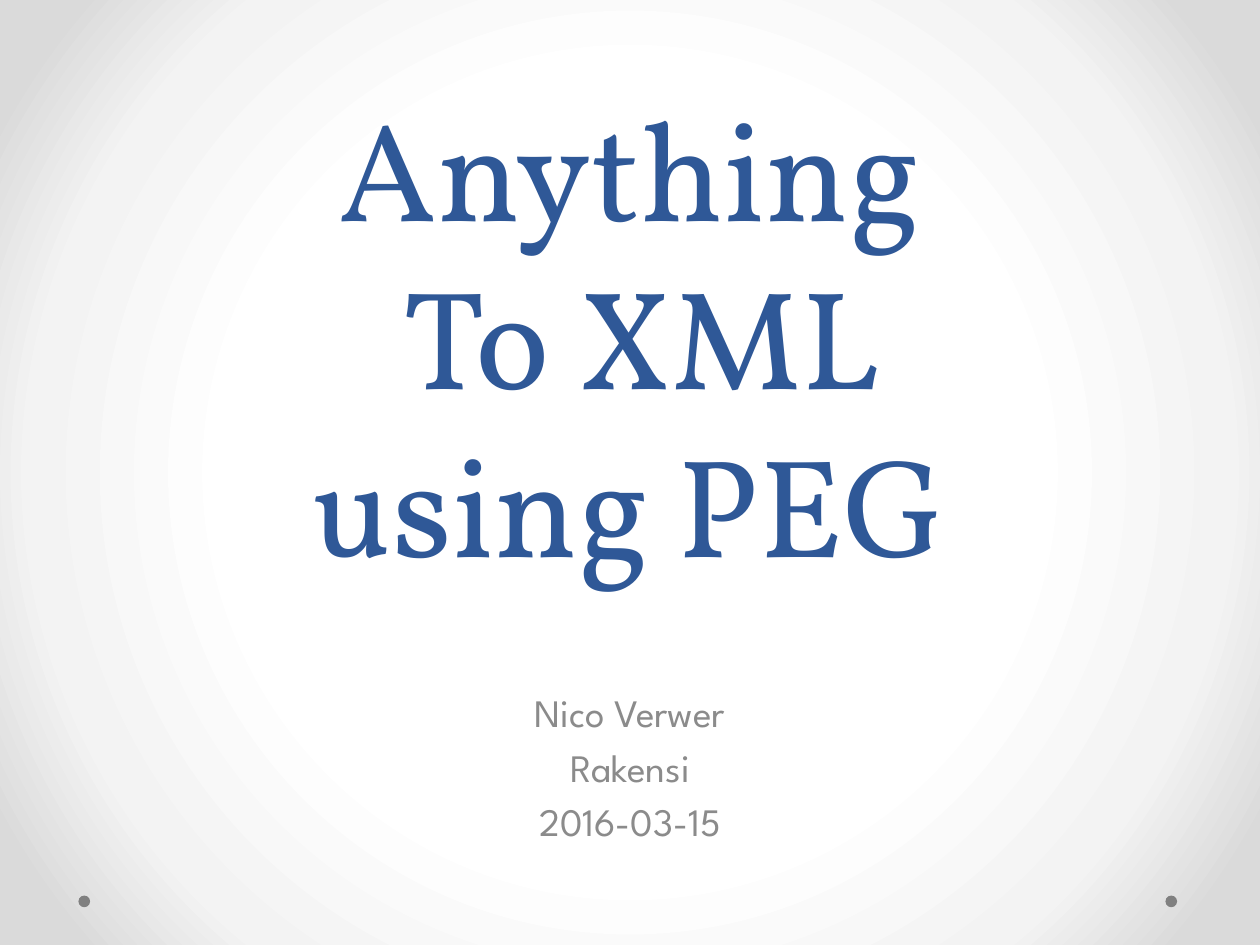
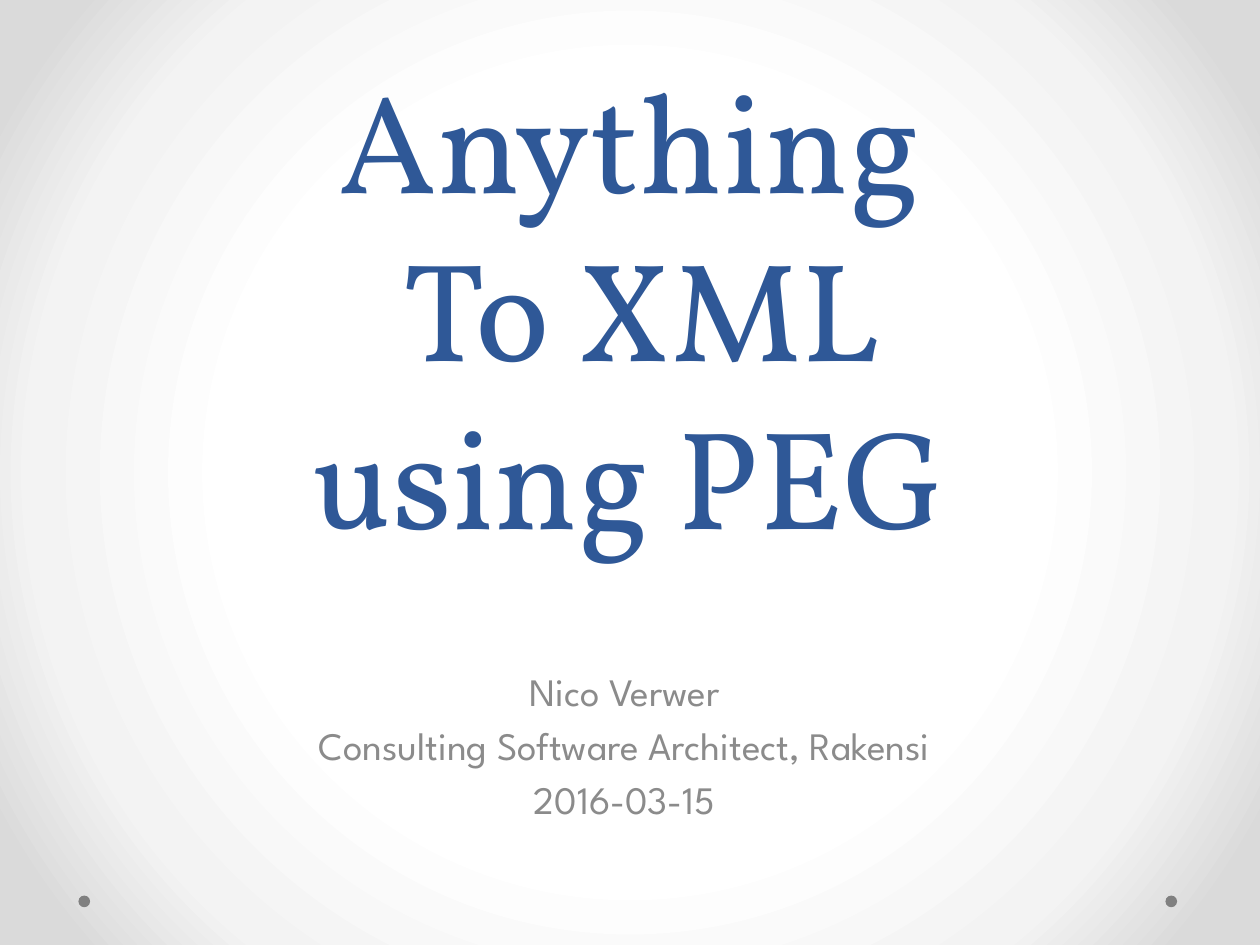
Before and after one commit to nverwer/iXML, a slide deck: slide 1 of Anything To XML.pptx. Drawn at 1260x945 pixels with LibreOffice and Linux fonts; fonts in the diff are those of the drawing; background and template pictures are left out. Boxes give left, top, right and bottom in pixels: in the first picture for what was removed or moved away, otherwise in the second. Text is boxed around its words. In the diff, an @@ line names an element or a change of style, - is before the commit and + after.

```diff
--- a/Anything To XML.pptx
+++ b/Anything To XML.pptx
@@ title "Anything To XML using PEG": place and size @@
-title "Anything To XML using PEG" at (314,121,946,592)
+title "Anything To XML using PEG" at (314,93,946,564)
@@ subtitle "Nico Verwer": place and size @@
-subtitle "Nico Verwer" at (535,701,726,837)
+subtitle "Nico Verwer" at (319,680,930,815)
@@ subtitle at (319,733,930,769): text changed @@
-Rakensi
+Consulting Software Architect, Rakensi
```
Also in this commit, not shown: 6 other slides changed, 10 other files.
